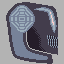
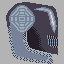
Revision of a layered 64px x 64px image; what changed, layer by layer:
added layer "Detailing 1 Dithering" in group "RobotCircularPiece 2" over bbox(8, 26, 53, 64)
painted on "Detailing 1" over bbox(8, 27, 53, 64)